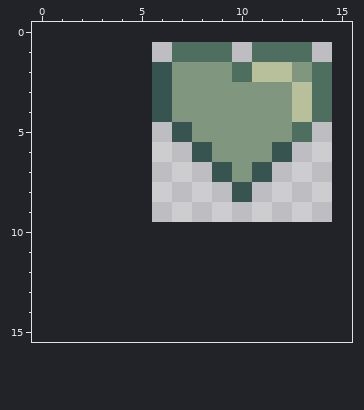
Two versions of one pixel-art sprite, heartFull.png. This is how it looked before the edit.
The file is 36x36 pixels, drawn in blocks of 4x4; one block is one cell here. The old version is drawn lined up with the new one, on the new canvas.
The result:
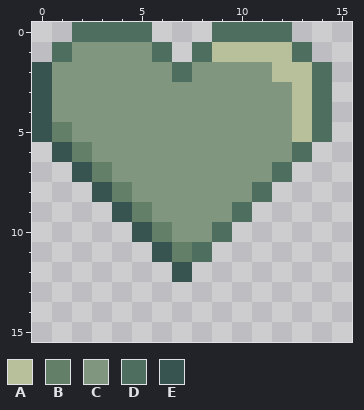
Palette (. is transparent): A #b7c09a  B #637f67  C #81967e  D #4e6e60  E #385450
The commit says: Added hearts, flash red when damage taken
Diff:
canvas 9x9 -> 16x16, the old top-left corner now at 6,1
Changed rows in their new state; - is an unchanged pixel.
first column x 0:
 0 --DDDD---DDDD--
 1 -DCCCCD.-AAAA--
 2 ECCCCCCD--CC-A-
 3 ECCCCCC--------
 4 ECCCCCC--------
 5 EBCCCCCC-----AD
 6 -EBCCCCCC---CD-
 7 --EBCCCCCC-CD--
 8 ---EBCCCCCCD---
 9 ----EBCCCCD----
10 -----EBCCD-----
11 ------EBD------
12 -------E-------
Boxes around the changes in both pictures, in picture pixels (x1, y1, x2, y2):
changed: (32, 22, 332, 282)
